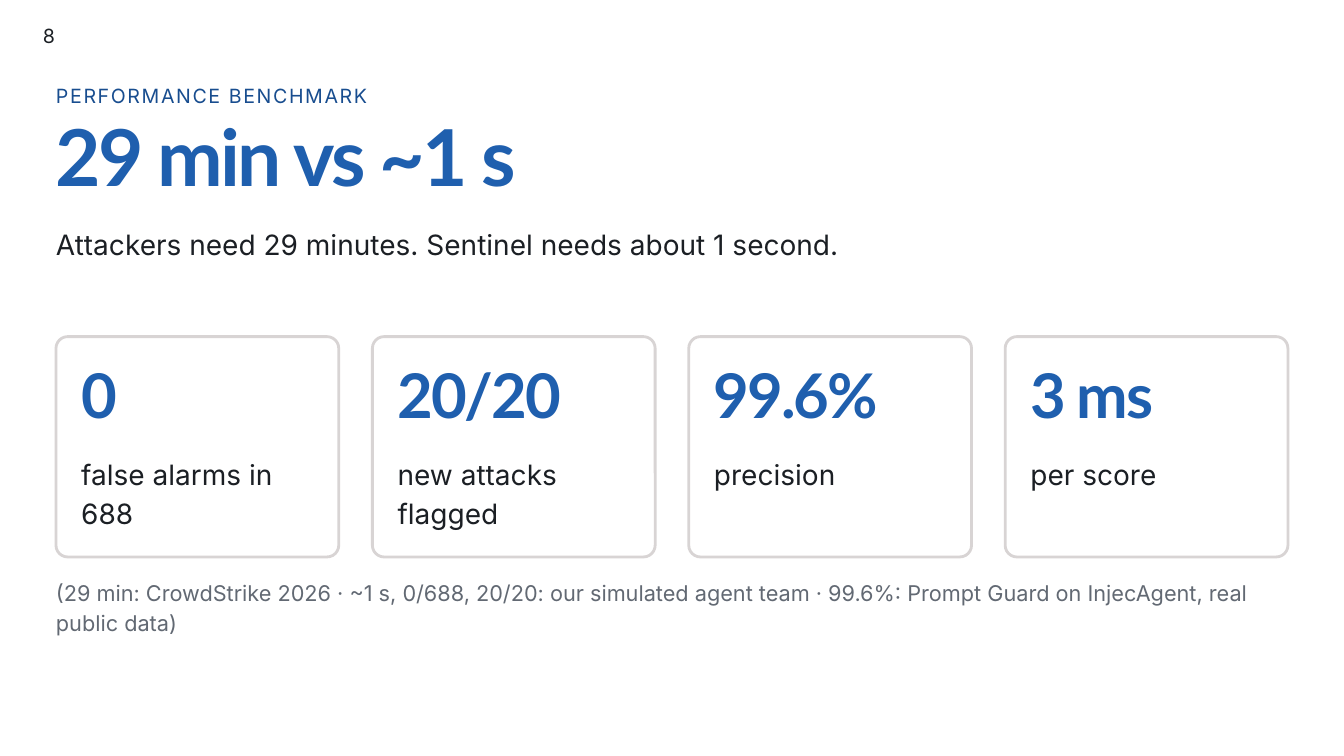
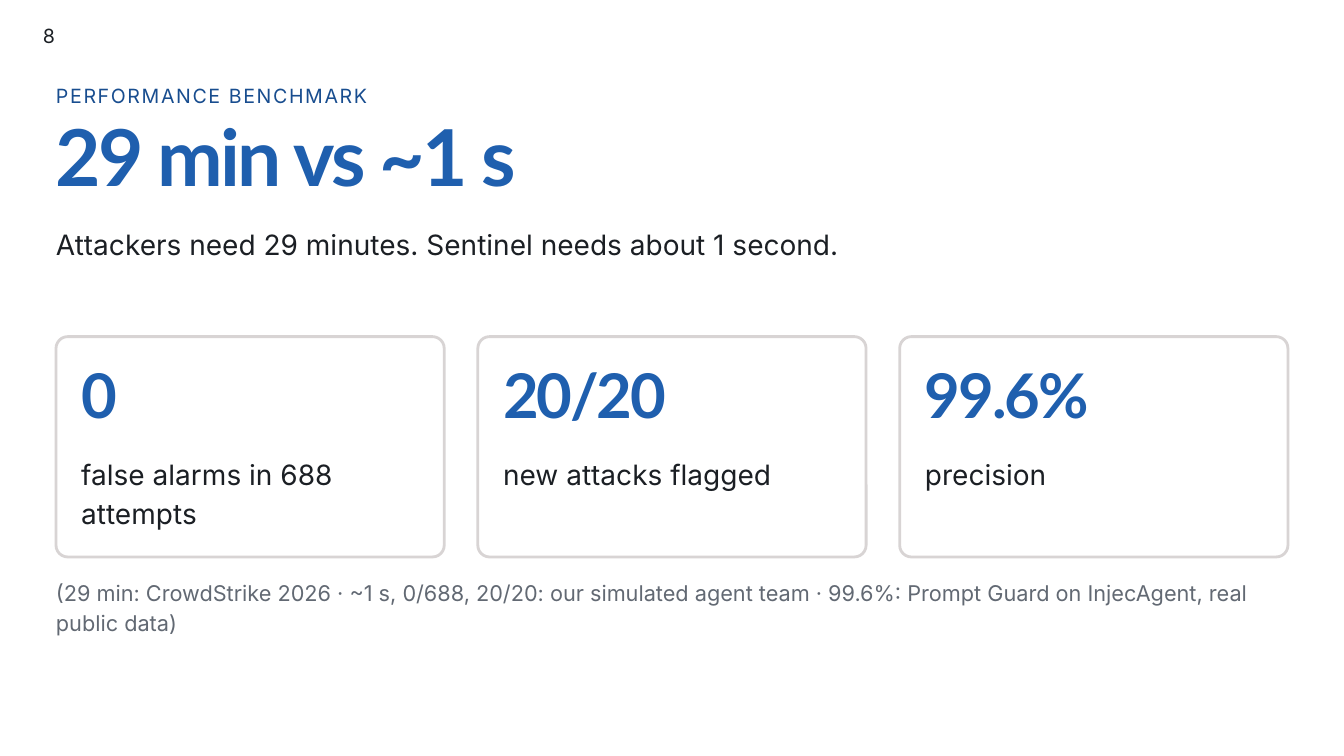
Before and after one commit to AICSquared/sentinel, a slide deck: slide 8 of docs/pitch/sentinel-deck.pptx. Drawn at 1344x756 pixels with LibreOffice and Linux fonts; fonts in the diff are those of the drawing; background and template pictures are left out. Boxes give left, top, right and bottom in pixels: in the first picture for what was removed or moved away, otherwise in the second. Text is boxed around its words. In the diff, an @@ line names an element or a change of style, - is before the commit and + after.

```diff
--- a/docs/pitch/sentinel-deck.pptx
+++ b/docs/pitch/sentinel-deck.pptx
@@ rounded rectangle: place and size @@
-rounded rectangle at (56, 337, 340, 558)
+rounded rectangle at (56, 337, 445, 558)
@@ rounded rectangle: place and size @@
-rounded rectangle at (372, 337, 655, 558)
+rounded rectangle at (478, 337, 866, 558)
@@ rounded rectangle removed at (689, 337, 972, 558) @@
@@ rounded rectangle: place and size @@
-rounded rectangle at (1005, 337, 1289, 558)
+rounded rectangle at (900, 337, 1289, 558)
@@ text "20/20": place and size @@
-text "20/20" at (398, 372, 561, 421)
+text "20/20" at (503, 372, 666, 421)
@@ text "99.6%": place and size @@
-text "99.6%" at (714, 373, 878, 419)
+text "99.6%" at (925, 373, 1089, 419)
@@ text removed at (1030, 373, 1153, 419) @@
-3 ms
@@ text at (81, 463, 332, 530): text changed @@
-false alarms in 688
+false alarms in 688 attempts
@@ text "new attacks flagged" rewrapped from (398, 464, 557, 530) to (503, 463, 771, 491) @@
@@ text "precision": place and size @@
-text "precision" at (714, 464, 835, 491)
+text "precision" at (925, 464, 1046, 491)
@@ text removed at (1030, 469, 1156, 491) @@
-per score
```
Also in this commit, not shown: 3 other slides changed, 2 other files.
